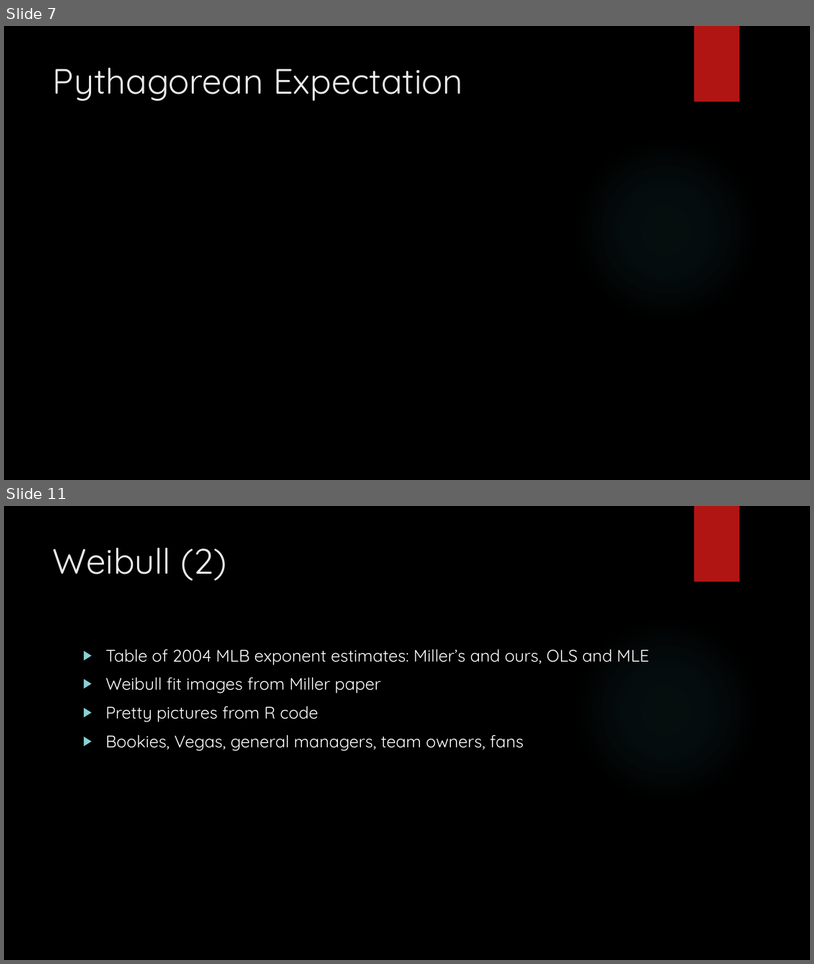
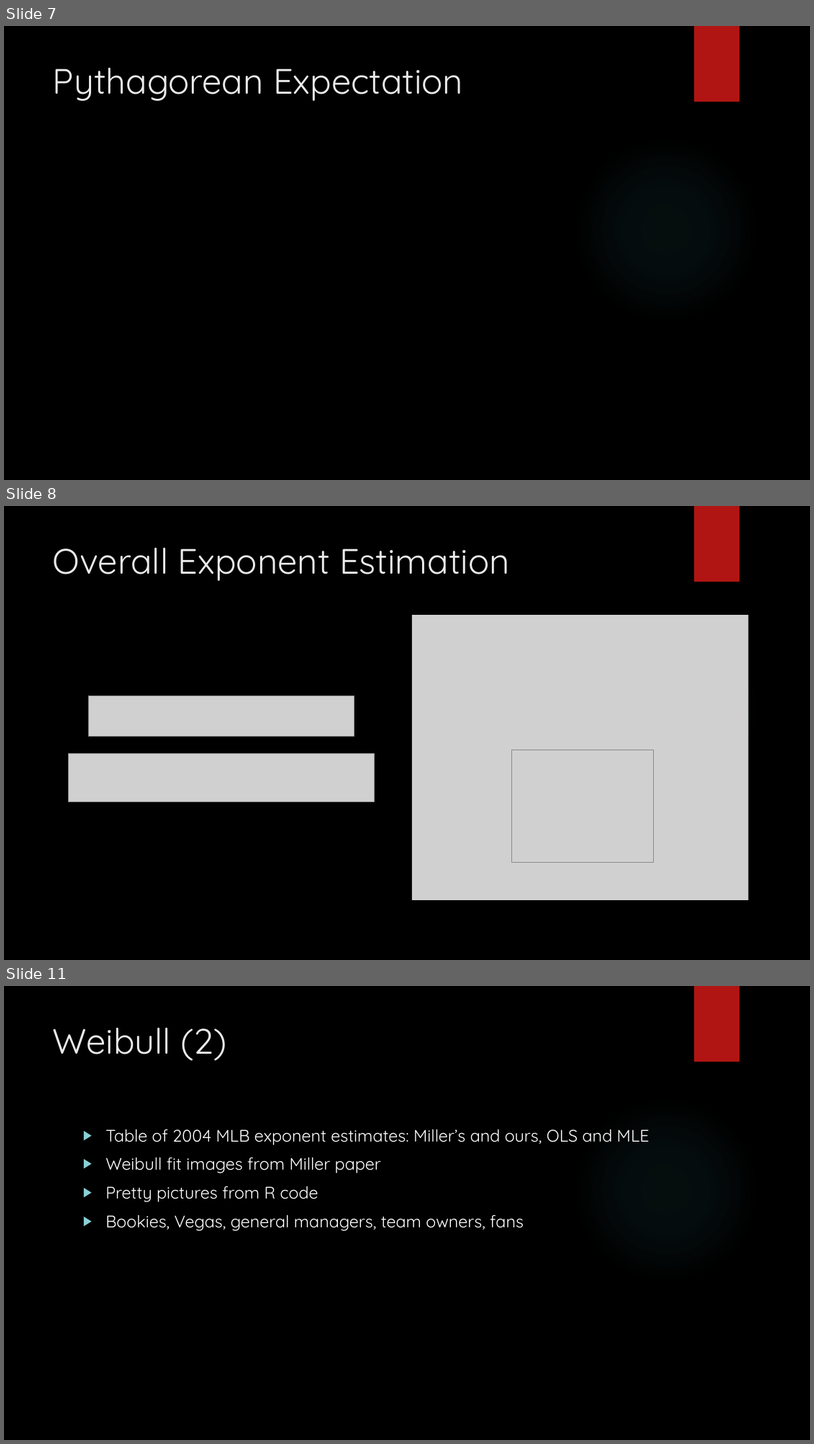
Before and after one commit to mindonly/sta631-project, a slide deck: ProjectPres.pptx. Shown one above the other, each under a label of ours: slides 7 and 11 before the commit, slides 7, 8 and 11 after it; the slides between them are not shown. The pictures are 814x964 and 814x1444 pixels, drawn with LibreOffice and Linux fonts; fonts in the diff are those of the drawing; grey boxes stand for pictures; background and template pictures are left out. Boxes give left, top, right and bottom in pixels: in the first picture for what was removed or moved away, otherwise in the second. Text is boxed around its words. In the diff, an @@ line names an element or a change of style, - is before the commit and + after.

```diff
--- a/ProjectPres.pptx
+++ b/ProjectPres.pptx
@@ slide 8 added at <box>4,506,810,960</box>, background picture (left out); not listed: 2 template elements that a slide beside it also shows @@
@@ title added at <box>53,547,510,581</box>, 42 pt, text #EBEBEB @@
+Overall Exponent Estimation
@@ picture added at <box>412,615,748,900</box> @@
@@ picture added at <box>89,696,354,736</box> @@
@@ picture added at <box>68,754,374,801</box> @@
@@ picture added at <box>512,750,654,862</box> @@
```
Also in this commit, not shown: 5 slides changed, 3 other slides added, 4 slides removed.
